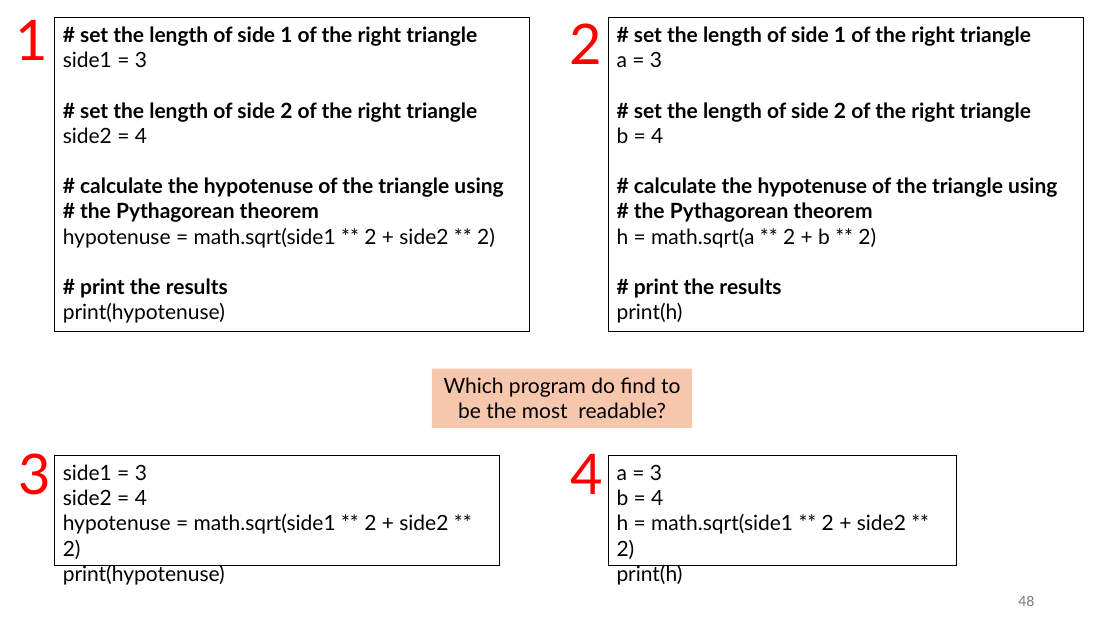
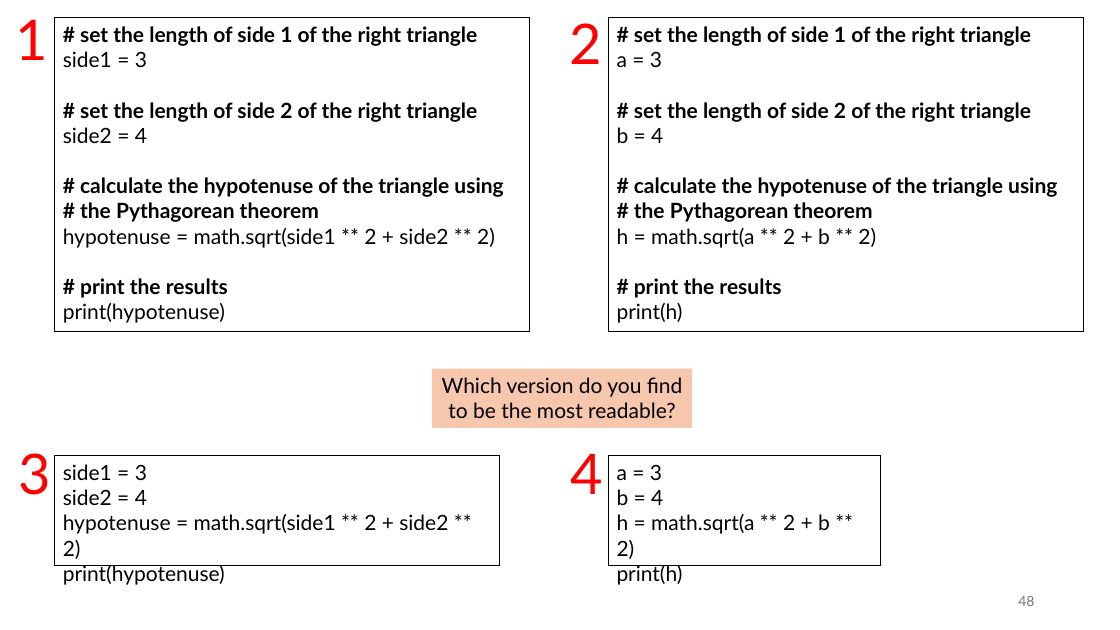
Before and after one commit to tjd1234/cmpt120fall2024, a slide deck: slide 48 of lecture_notes/chapter2/chapter2.pptx. Drawn at 1120x630 pixels with LibreOffice and Linux fonts; fonts in the diff are those of the drawing. Boxes give left, top, right and bottom in pixels: in the first picture for what was removed or moved away, otherwise in the second. Text is boxed around its words. In the diff, an @@ line names an element or a change of style, - is before the commit and + after.

```diff
--- a/lecture_notes/chapter2/chapter2.pptx
+++ b/lecture_notes/chapter2/chapter2.pptx
@@ text in rectangle at box(442, 377, 682, 418): text changed @@
-Which program do find to be the most readable?
+Which version do you find to be the most readable?
@@ rectangle "a = 3": place and size @@
-rectangle "a = 3" at box(608, 455, 957, 565)
+rectangle "a = 3" at box(608, 455, 881, 565)
@@ text in rectangle at box(617, 514, 830, 559): text changed @@
-h = math.sqrt(side1 ** 2 + side2 ** 2)
+h = math.sqrt(a ** 2 + b ** 2)
```
Also in this commit, not shown: 18 other slides changed, 2 slides added, 2 slides removed, 4 other files.
